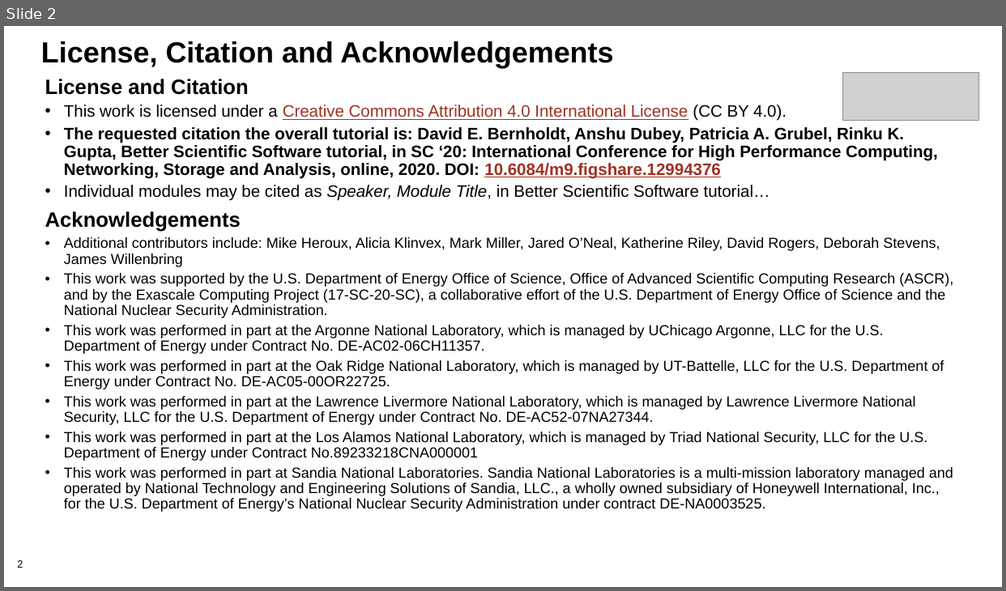
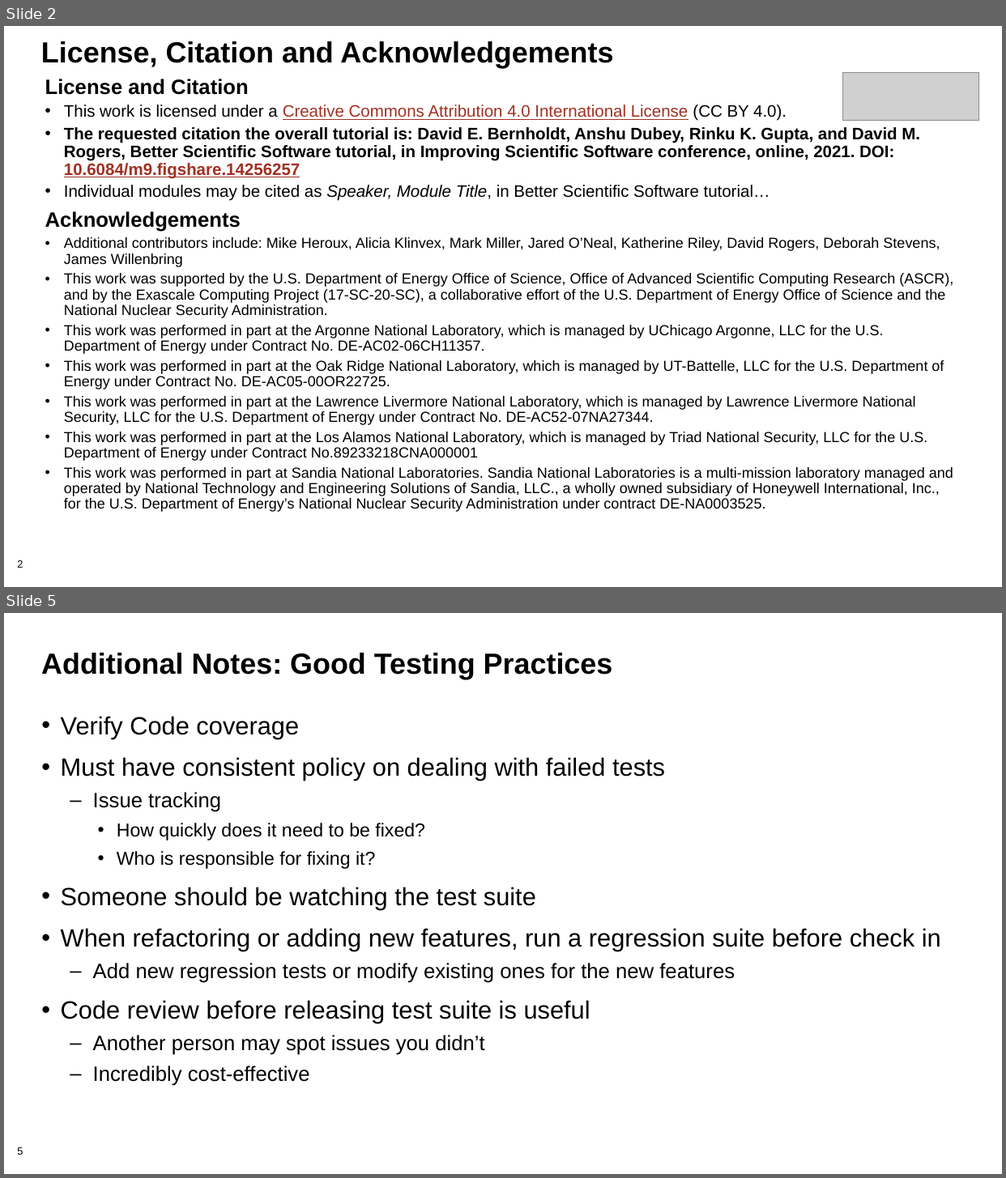
Before and after one commit to bssw-tutorial/presentations, a slide deck: final-presentations/2021-04-12-ecpam/03-testing2.pptx. Shown one above the other, each under a label of ours: slide 2 before the commit, slides 2 and 5 after it; the slides between them are not shown. The pictures are 1006x591 and 1006x1178 pixels, drawn with LibreOffice and Linux fonts; fonts in the diff are those of the drawing; grey boxes stand for pictures; background and template pictures are left out. Boxes give left, top, right and bottom in pixels: in the first picture for what was removed or moved away, otherwise in the second. Text is boxed around its words. In the diff, an @@ line names an element or a change of style, - is before the commit and + after.

```diff
--- a/final-presentations/2021-04-12-ecpam/03-testing2.pptx
+++ b/final-presentations/2021-04-12-ecpam/03-testing2.pptx
@@ slide 5 added at <box>4,613,1002,1174</box>, background #FFFFFF; not listed: 1 template element that a slide beside it also shows @@
@@ title added at <box>41,653,613,679</box>, 28 pt, text #000000, bold @@
+Additional Notes: Good Testing Practices
@@ text added at <box>61,716,941,1055</box>, 24 pt, text #000000 @@
+• Verify Code coverage
+• Must have consistent policy on dealing with failed tests
+  – Issue tracking
+    • How quickly does it need to be fixed?
+    • Who is responsible for fixing it?
+• Someone should be watching the test suite
+• When refactoring or adding new features, run a regression suite before check in
+  – Add new regression tests or modify existing ones for the new features
+• Code review before releasing test suite is useful
+  – Another person may spot issues you didn’t
+  – Incredibly cost-effective
@@ slide 2 changed as well @@
@@ text at <box>64,127,920,179</box>: text changed @@
-• The requested citation the overall tutorial is: David E. Bernholdt, Anshu Dubey, Patricia A. Grubel, Rinku K. Gupta, Better Scientific Software tutorial, in SC ‘20: International Conference for High Performance Computing, Networking, Storage and Analysis, online, 2020. DOI: 10.6084/m9.figshare.12994376
+• The requested citation the overall tutorial is: David E. Bernholdt, Anshu Dubey, Rinku K. Gupta, and David M. Rogers, Better Scientific Software tutorial, in Improving Scientific Software conference, online, 2021. DOI: 10.6084/m9.figshare.14256257
```
Also in this commit, not shown: 7 other slides changed, 6 other slides added.
